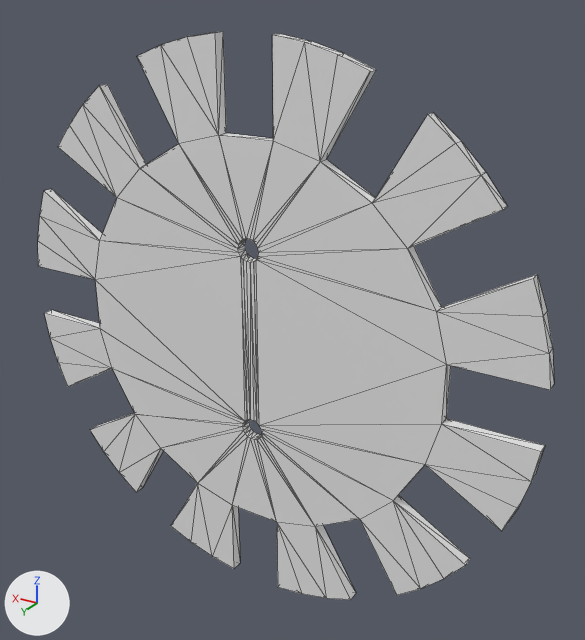
The OBJ model public/t-shape/magnet-jig.obj as it was, and as the next commit left it.
One viewpoint serves both versions: a 50 mm camera at (-211.0, 310.0, 174.0) aimed at (-16.0, -15.0, 11.0). The lights are fixed; the arrows at lower left show +X, +Y and +Z. Mesh edges are drawn as thin lines. Where no turn or scale is listed for an object, it has been applied to the vertices.

In view in the first picture: 'Rotor_MagnetJig'.
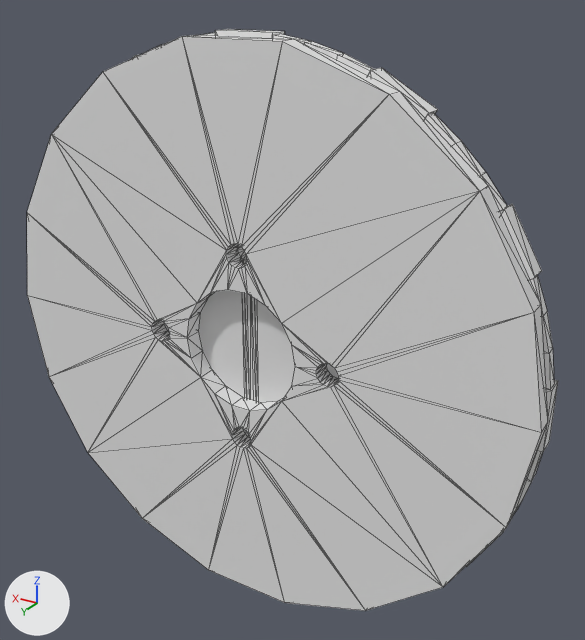
The newer file is also turned or shifted as a whole; pictures and numbers use the older file's frame.

Pixel boxes (x1, y1, x2, y2) of what changed, in the pictures (585 x 640 px):
'Rotor_Disk_Back', added: after (27, 35, 548, 611)
'Rotor_Magnets', added: after (133, 29, 558, 566)
'Rotor_MagnetJig', unchanged, covered by the edit: before (38, 31, 554, 600); after (145, 32, 554, 513)

Edits to the bpy script that builds the scene:
```text
Add me_rotor_magnets:
    me_rotor_magnets.from_pydata(...)  # 96 vertices, 144 faces; spans x -150.0..150.0, y -20.0..-10.0, z -150.0..150.0
Add me_rotor_disk_back:
    me_rotor_disk_back.from_pydata(...)  # 216 vertices, 448 faces; spans x -150.0..150.0, y -10.0..0.0, z -148.0..148.0
Add ob_rotor_magnets:
    ob_rotor_magnets = bpy.data.objects.new('Rotor_Magnets', me_rotor_magnets)
    ob_rotor_magnets.location = (0.0, 10.0, 0.0)
Add ob_rotor_disk_back:
    ob_rotor_disk_back = bpy.data.objects.new('Rotor_Disk_Back', me_rotor_disk_back)
    ob_rotor_disk_back.location = (0.0, 10.0, 0.0)
```
